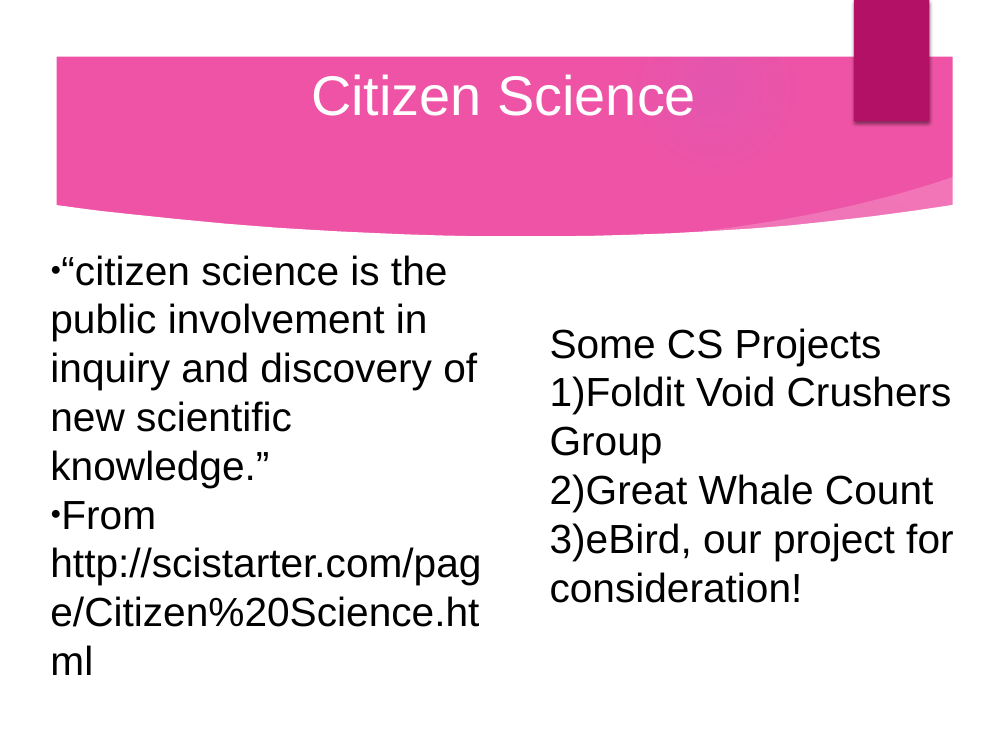
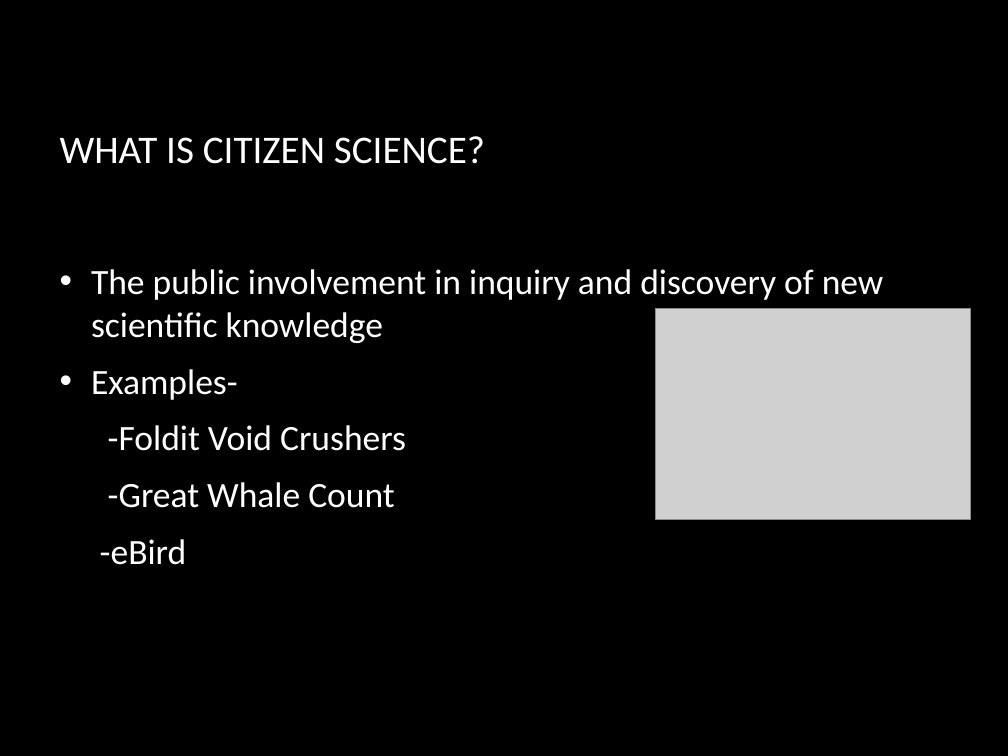
Before and after one commit to qrprat77/https---github.com-qrprat77-Biology_project, a slide deck: slide 3 of Resource/Bio_Presentation.pptx (slide 2 before the commit). Drawn at 1008x756 pixels with LibreOffice and Linux fonts; fonts in the diff are those of the drawing; grey boxes stand for pictures; background and template pictures are left out. Boxes give left, top, right and bottom in pixels: in the first picture for what was removed or moved away, otherwise in the second. Text is boxed around its words. In the diff, an @@ line names an element or a change of style, - is before the commit and + after.

```diff
--- a/Resource/Bio_Presentation.pptx
+++ b/Resource/Bio_Presentation.pptx
@@ group removed at [0,0,1008,756]: 5 ellipses, 3 freeform shapes @@
@@ rectangle removed at [854,0,930,122] @@
@@ title at [60,136,485,164]: text changed; size 44 to 30.9 pt; font Arial to Calibri @@
-Citizen Science
+WHAT IS CITIZEN SCIENCE?
@@ text removed at [50,255,481,627] @@
-● “citizen science is the public involvement in inquiry and discovery of new scientific knowledge.”
-● From http://scistarter.com/page/Citizen%20Science.html
@@ text added at [91,269,884,565], 28 pt, text #FFFFFF @@
+• The public involvement in inquiry and discovery of new scientific knowledge
+• Examples-
+-Foldit Void Crushers
+-Great Whale Count
+-eBird
@@ text removed at [550,328,953,603] @@
-Some CS Projects
-1) Foldit Void Crushers Group
-2) Great Whale Count
-3) eBird, our project for consideration!
@@ picture added at [656,308,971,520] @@
```
Also in this commit, not shown: 5 other slides changed, 3 slides added, 2 slides removed.
